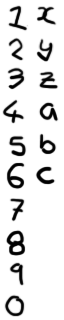
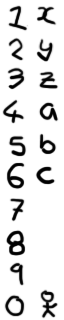
Layer changes from the first w=64, h=320 image to the second:
added layer "player" above "c" over bbox(40, 289, 59, 319)
